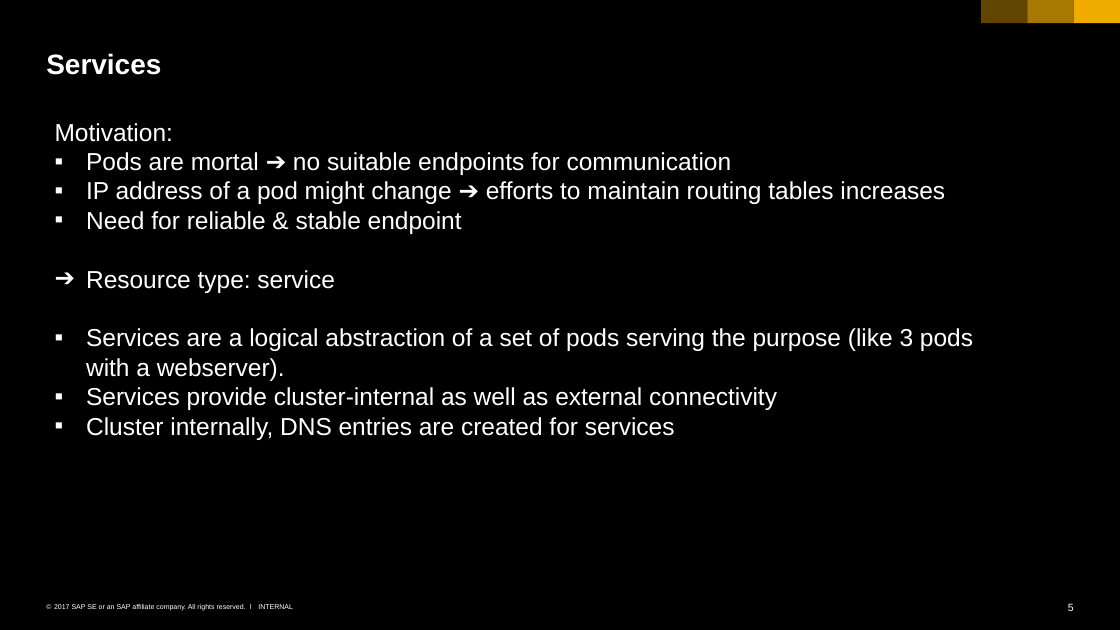
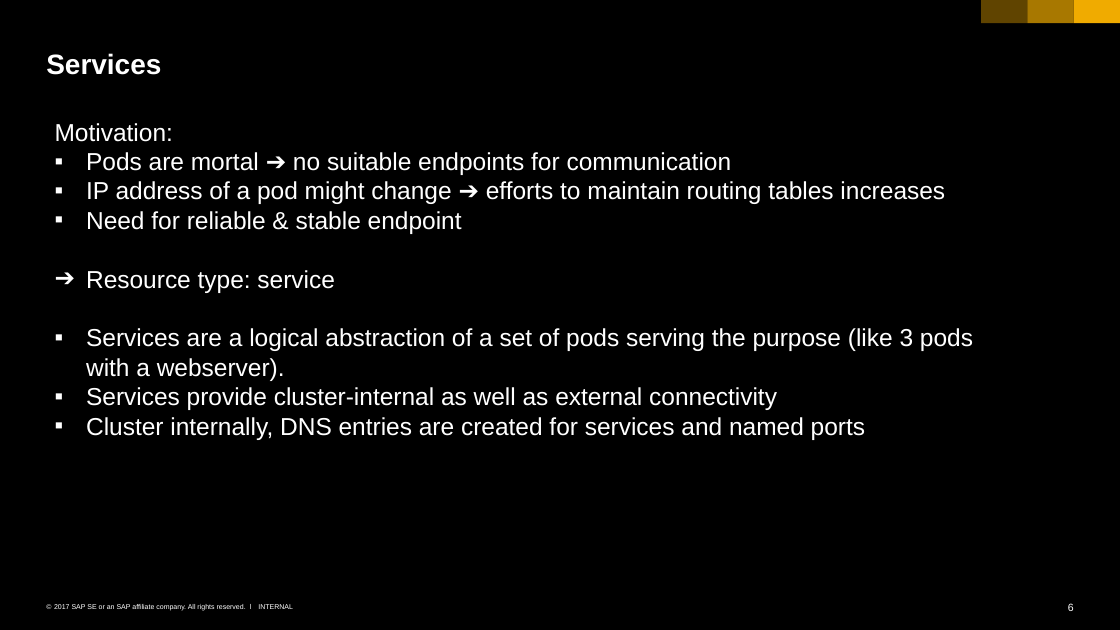
Before and after one commit to cuijiyao01/docker-k8s-training, a slide deck: slide 6 of kubernetes/04_networking_services.pptx (slide 5 before the commit). Drawn at 1120x630 pixels with LibreOffice and Linux fonts; fonts in the diff are those of the drawing. Boxes give left, top, right and bottom in pixels: in the first picture for what was removed or moved away, otherwise in the second. Text is boxed around its words. In the diff, an @@ line names an element or a change of style, - is before the commit and + after.

```diff
--- a/kubernetes/04_networking_services.pptx
+++ b/kubernetes/04_networking_services.pptx
@@ text at [86, 417, 865, 440]: text changed @@
-▪ Cluster internally, DNS entries are created for services
+▪ Cluster internally, DNS entries are created for services and named ports
@@ page number at [1068, 603, 1074, 611]: text changed @@
-5
+6
```
Also in this commit, not shown: 1 other slide changed, 2 slides added, 1 slide removed.
